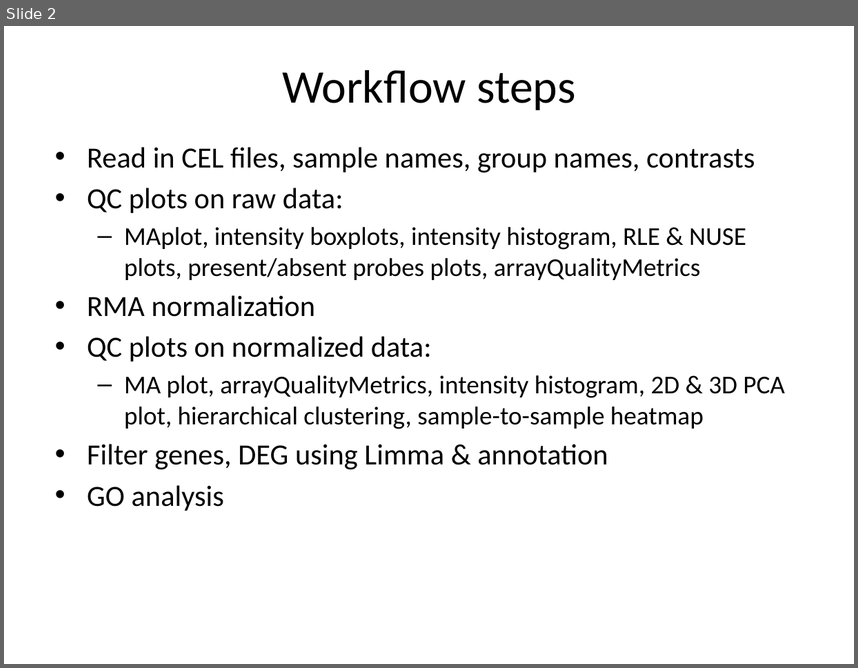
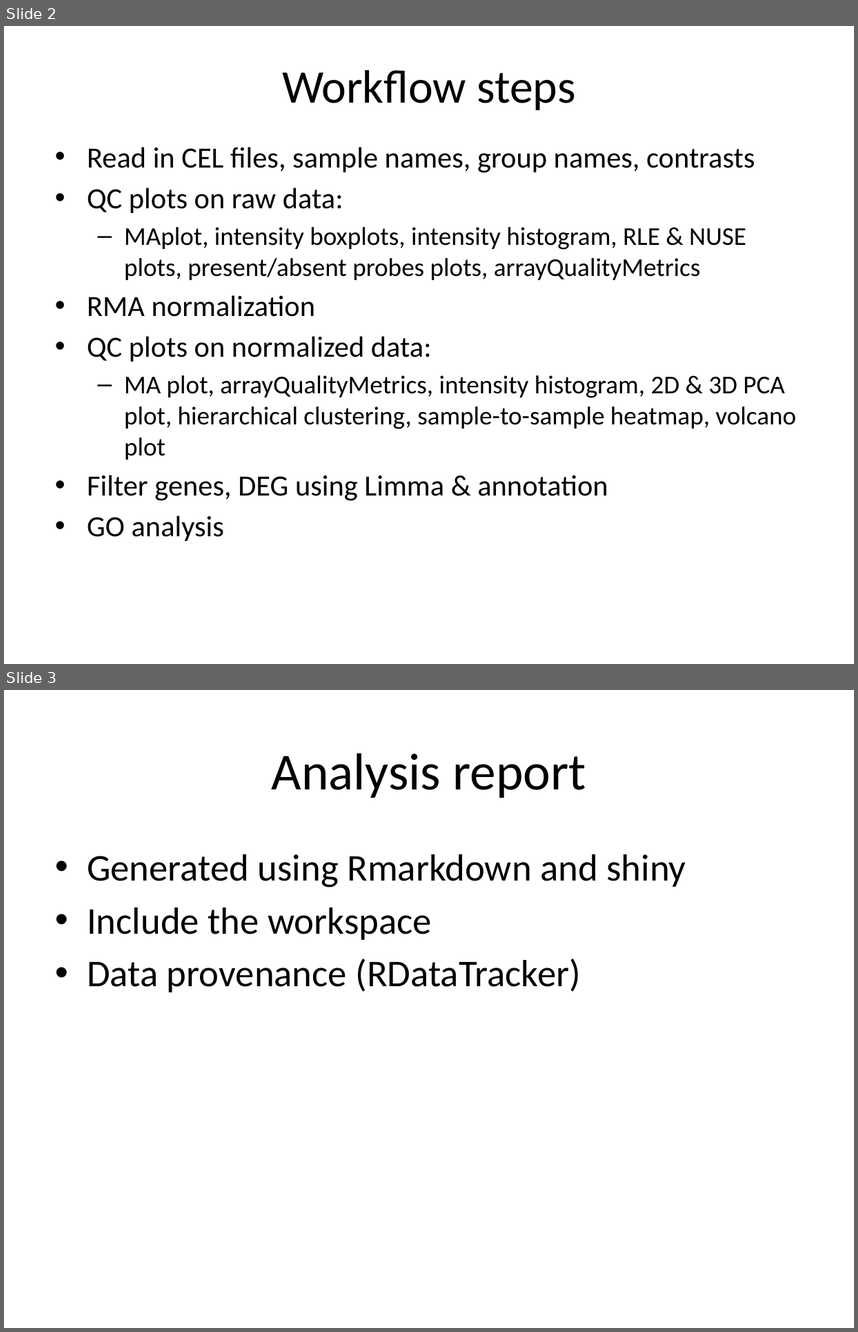
Before and after one commit to CCBR/CCBR-Commons, a slide deck: Microarray/Analysis/WorkflowDesign.pptx. Shown one above the other, each under a label of ours: slide 2 before the commit, slides 2 and 3 after it. The pictures are 858x668 and 858x1332 pixels, drawn with LibreOffice and Linux fonts; fonts in the diff are those of the drawing. Boxes give left, top, right and bottom in pixels: in the first picture for what was removed or moved away, otherwise in the second. Text is boxed around its words. In the diff, an @@ line names an element or a change of style, - is before the commit and + after.

```diff
--- a/Microarray/Analysis/WorkflowDesign.pptx
+++ b/Microarray/Analysis/WorkflowDesign.pptx
@@ slide 3 added at box(4, 690, 854, 1328), background #FFFFFF @@
@@ title added at box(272, 753, 586, 798), 44 pt, text #000000 @@
+Analysis report
@@ text added at box(87, 854, 686, 992), 32 pt, text #000000 @@
+• Generated using Rmarkdown and shiny
+• Include the workspace
+• Data provenance (RDataTracker)
@@ slide 2 changed as well @@
@@ text at box(124, 375, 796, 459): text changed @@
-  – MA plot, arrayQualityMetrics, intensity histogram, 2D & 3D PCA plot, hierarchical clustering, sample-to-sample heatmap
+  – MA plot, arrayQualityMetrics, intensity histogram, 2D & 3D PCA plot, hierarchical clustering, sample-to-sample heatmap, volcano plot
```
Also in this commit, not shown: 2 other slides changed.
